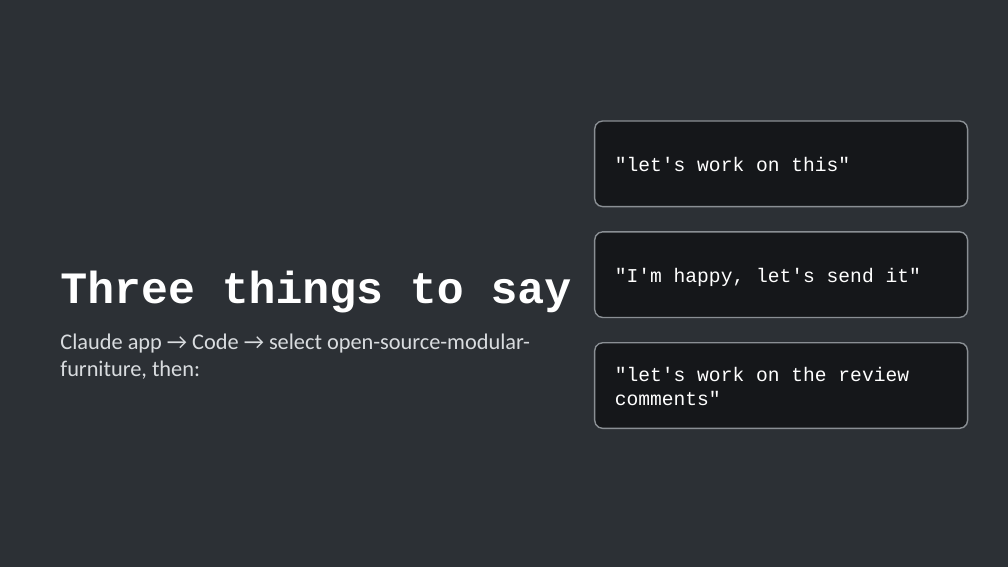
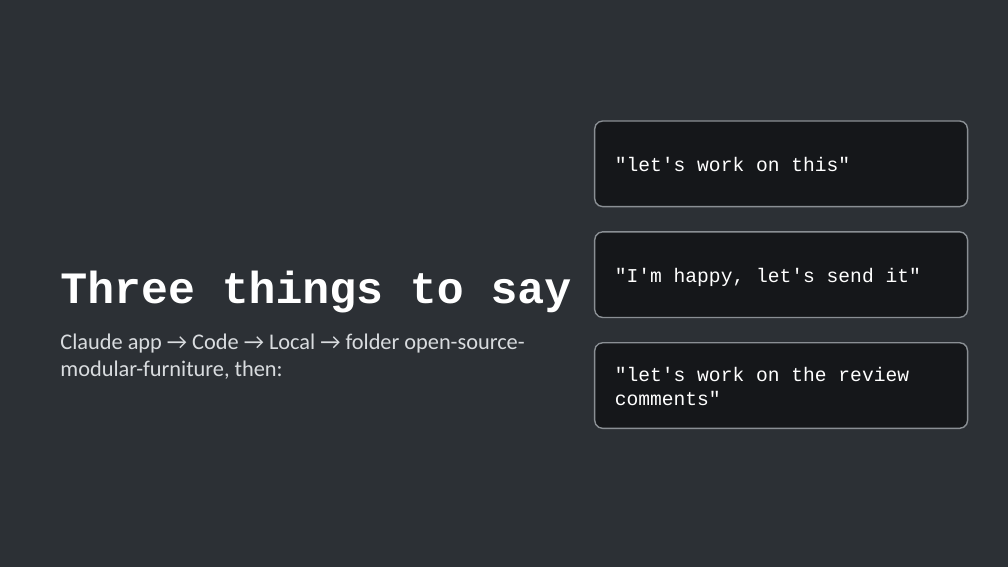
Before and after one commit to mfprado/acrylic-furniture, a slide deck: slide 21 of docs/contributing-guide.pptx (slide 20 before the commit). Drawn at 1008x567 pixels with LibreOffice and Linux fonts; fonts in the diff are those of the drawing. Boxes give left, top, right and bottom in pixels: in the first picture for what was removed or moved away, otherwise in the second. Text is boxed around its words. In the diff, an @@ line names an element or a change of style, - is before the commit and + after.

```diff
--- a/docs/contributing-guide.pptx
+++ b/docs/contributing-guide.pptx
@@ text at [60,333,524,379]: text changed @@
-Claude app → Code → select open-source-modular-furniture, then:
+Claude app → Code → Local → folder open-source-modular-furniture, then:
```
Also in this commit, not shown: 4 other slides changed, 1 slide added, 7 other files.
